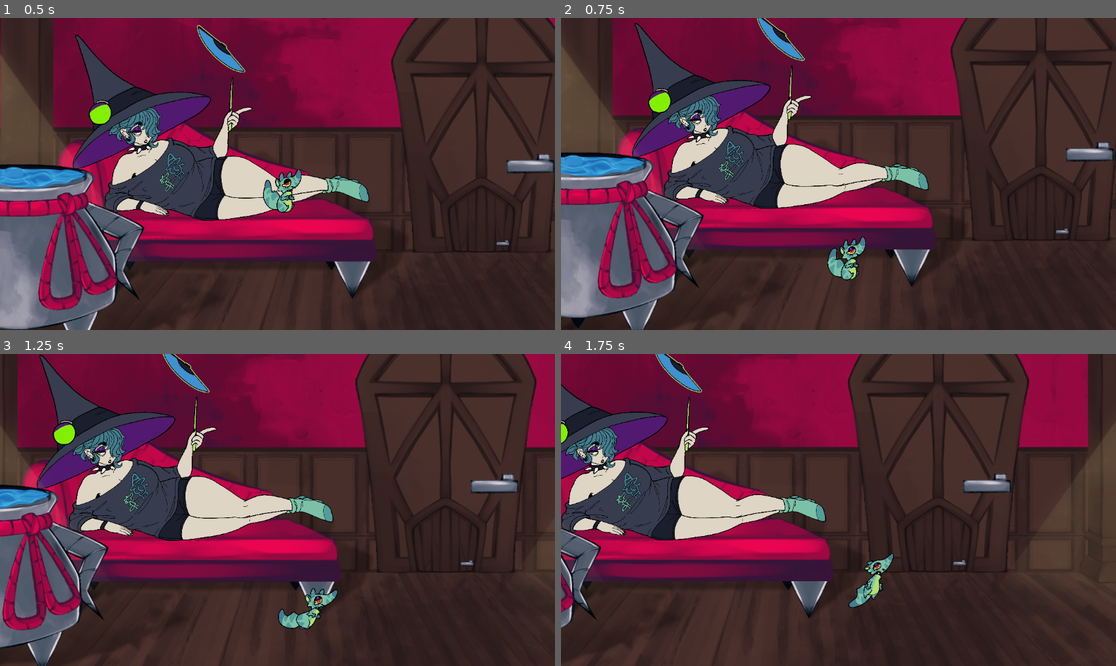
Above: before the commit, frames 1-4 (two rows, left to right).
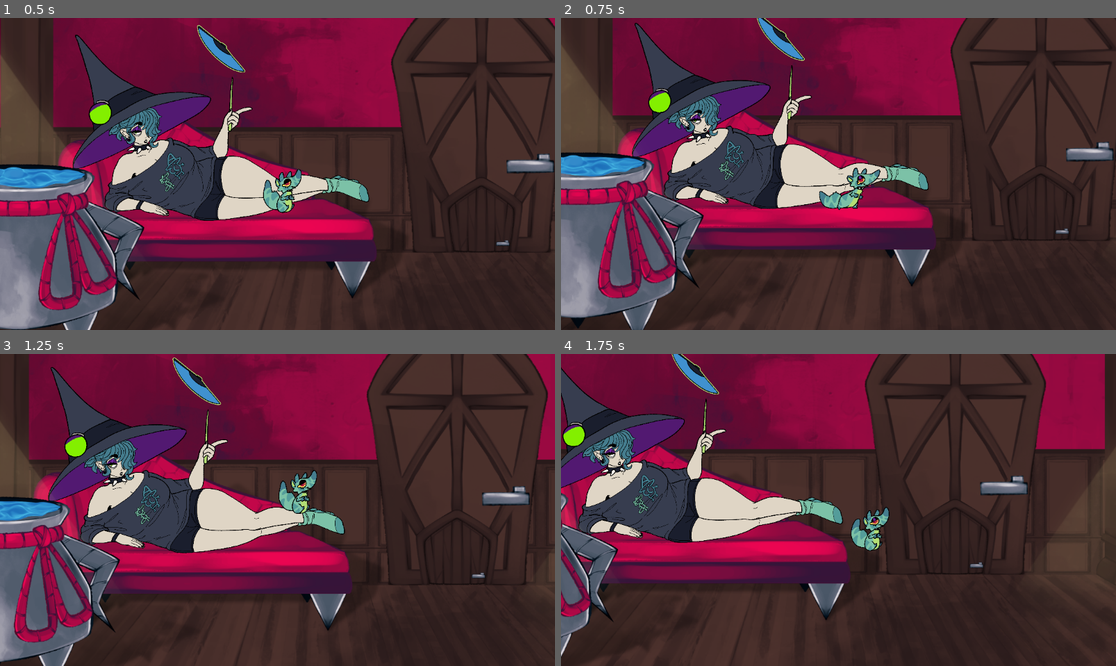
Above: after the commit, the same moments.

Repository: mezzoEmrys/mini-jam-8-2024
Game: Godot game, scene res://scenes/rooms/main_room.tscn
The game is run twice, just before and just after one commit, with the same random seed, the same clock (stepped at 60 frames per second) and the same inputs.
Inputs:
- Up to frame 1 (0.5 s): no input
- Up to frame 2 (0.75 s): hold D (move_right) from 0.53 s (still down)
- Up to frame 3 (1.25 s): keep holding D (move_right); tap Space (jump) at 0.77 s
- Up to frame 4 (1.75 s): keep holding D (move_right); tap Space (jump) at 1.52 s

Frame 1 is identical in both runs. In frame 2, 1.2% of the frame differs, in the area x 46-58%, y 47-85%; in frame 3, 36%, in the area x 0-100%, y 0-100%; in frame 4, 24%.

Commit message:
mommy animations

Diff:
--- /dev/null
+++ b/scenes/rooms/Witch.gd
@@ -0,0 +1,20 @@
+extends Node2D
+
+@onready var anim = $AnimationPlayer
+@onready var animspr = $AnimatedSprite2D
+
+
+@export var sneeze_timer_max : float = 20.0
+var sneeze_timer = 20.0
+# Called when the node enters the scene tree for the first time.
+func _ready():
+	anim.play("idle")
+	pass # Replace with function body.
+
+
+# Called every frame. 'delta' is the elapsed time since the previous frame.
+func _process(_delta):
+	sneeze_timer -= _delta * randf_range(1.0, 3.0)
+	if (sneeze_timer < 0):
+		anim.play("sneeze")
+	pass
--- a/scenes/rooms/main_room.tscn
+++ b/scenes/rooms/main_room.tscn
@@ -6,6 +6,7 @@
 [ext_resource type="Texture2D" uid="uid://buobpqwpvvcba" path="res://sprites/rooms/Witch Room Light.png" id="4_5jpvh"]
 [ext_resource type="Texture2D" uid="uid://cgdgvogxbj2n8" path="res://sprites/rooms/Witch Room Foreground.png" id="5_w5mfu"]
 [ext_resource type="PackedScene" uid="uid://dvkqbwaa5ros2" path="res://scenes/gorp.tscn" id="6_e2cml"]
+[ext_resource type="Script" path="res://scenes/rooms/Witch.gd" id="6_gho7b"]
 [ext_resource type="Texture2D" uid="uid://cwlt34s28s5sd" path="res://sprites/witch_animation/idle/1.png" id="7_ocjqv"]
 [ext_resource type="Texture2D" uid="uid://bg5gwk185ych0" path="res://sprites/witch_animation/idle/2.png" id="8_bt6qv"]
 [ext_resource type="Texture2D" uid="uid://bov4uujg6h2yh" path="res://sprites/witch_animation/idle/3.png" id="9_6tgjt"]
@@ -199,9 +200,47 @@
 "texture": ExtResource("48_44tq4")
 }],
 "loop": true,
-"name": &"new_animation",
+"name": &"sneeze",
 "speed": 5.0
 }]
+
+[sub_resource type="Animation" id="Animation_tj3ja"]
+resource_name = "idle"
+loop_mode = 1
+step = 6.0
+tracks/0/type = "value"
+tracks/0/imported = false
+tracks/0/enabled = true
+tracks/0/path = NodePath("AnimatedSprite2D:animation")
+tracks/0/interp = 1
+tracks/0/loop_wrap = true
+tracks/0/keys = {
+"times": PackedFloat32Array(0, 6.2),
+"transitions": PackedFloat32Array(1, 1),
+"update": 1,
+"values": [&"idle", &"idle"]
+}
+
+[sub_resource type="Animation" id="Animation_2t3b6"]
+resource_name = "sneeze"
+tracks/0/type = "value"
+tracks/0/imported = false
+tracks/0/enabled = true
+tracks/0/path = NodePath("AnimatedSprite2D:animation")
+tracks/0/interp = 1
+tracks/0/loop_wrap = true
+tracks/0/keys = {
+"times": PackedFloat32Array(0),
+"transitions": PackedFloat32Array(1),
+"update": 1,
+"values": [&"sneeze"]
+}
+
+[sub_resource type="AnimationLibrary" id="AnimationLibrary_sod4p"]
+_data = {
+"idle": SubResource("Animation_tj3ja"),
+"sneeze": SubResource("Animation_2t3b6")
+}
 
 [node name="Node2D" type="Node2D"]
 
@@ -213,11 +252,12 @@
 position = Vector2(1280, 724)
 texture = ExtResource("2_rdds6")
 
-[node name="RigidBody2D" type="RigidBody2D" parent="WitchRoomChair"]
-position = Vector2(6, 5)
-
-[node name="CollisionShape2D" type="CollisionShape2D" parent="WitchRoomChair/RigidBody2D"]
-position = Vector2(-307, 365)
+[node name="Wall3" type="RigidBody2D" parent="WitchRoomChair"]
+position = Vector2(926, -758)
+freeze = true
+
+[node name="CollisionShape2D" type="CollisionShape2D" parent="WitchRoomChair/Wall3"]
+position = Vector2(-1227, 1128)
 shape = SubResource("RectangleShape2D_l55qc")
 one_way_collision = true
 
@@ -272,14 +312,18 @@
 [node name="Witch" type="Node2D" parent="."]
 position = Vector2(555, 682)
 scale = Vector2(0.29, 0.29)
+script = ExtResource("6_gho7b")
 
 [node name="AnimatedSprite2D" type="AnimatedSprite2D" parent="Witch"]
 position = Vector2(1296.55, 396.552)
 sprite_frames = SubResource("SpriteFrames_4w0k6")
 animation = &"idle"
-frame_progress = 0.888799
+frame_progress = 0.489507
 
 [node name="AnimationPlayer" type="AnimationPlayer" parent="Witch"]
+libraries = {
+"": SubResource("AnimationLibrary_sod4p")
+}
 
 [node name="Gorp" parent="." instance=ExtResource("6_e2cml")]
 position = Vector2(1132, 864)
Not shown: 1 places in scenes/rooms/main_room.tscn that only renumber resources
